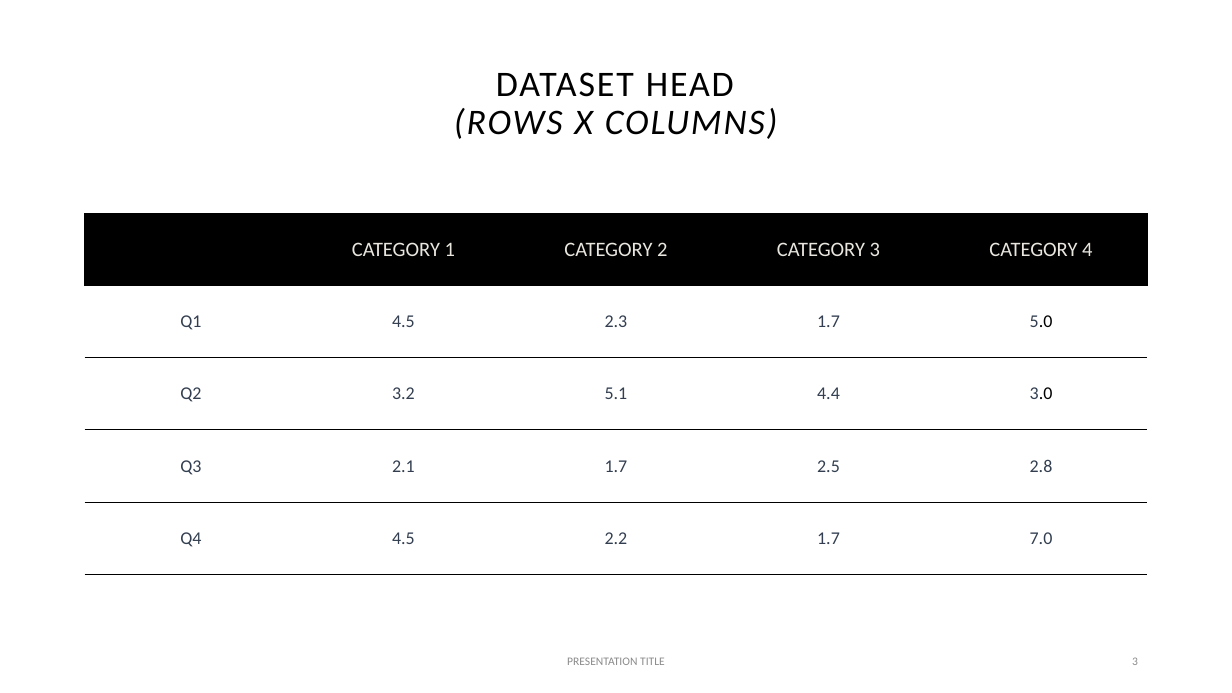
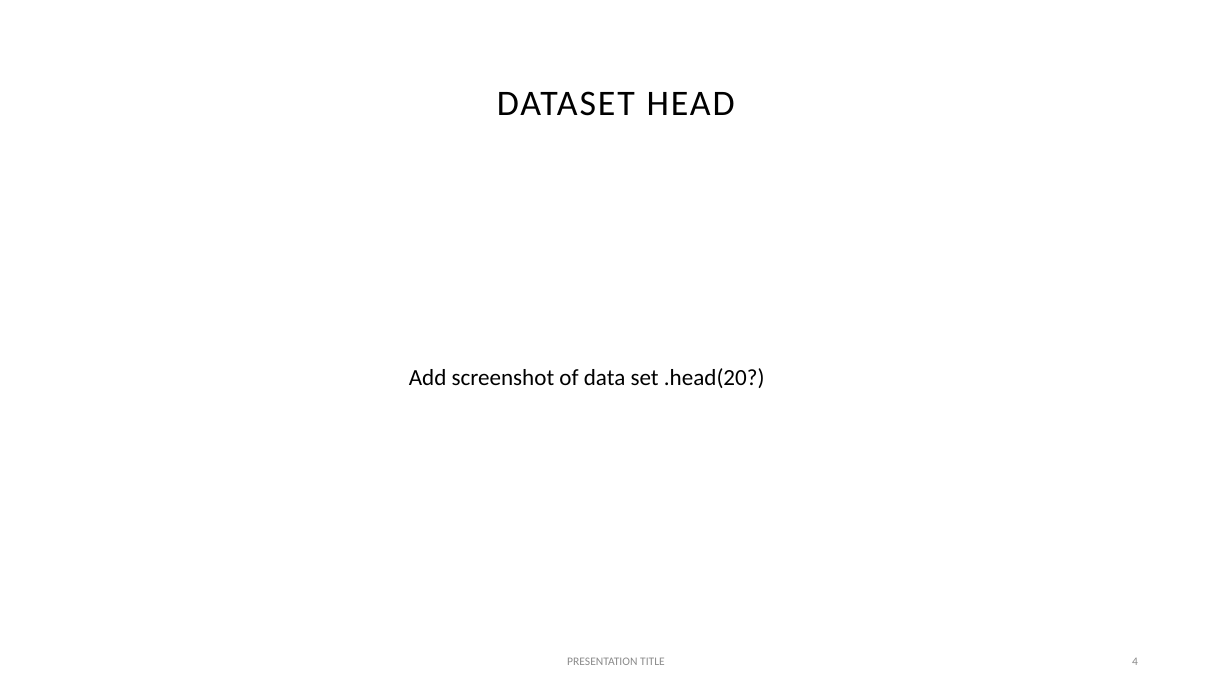
Before and after one commit to candidamg/Project_1, a slide deck: slide 4 of Presentation.pptx (slide 3 before the commit). Drawn at 1232x693 pixels with LibreOffice and Linux fonts; fonts in the diff are those of the drawing. Boxes give left, top, right and bottom in pixels: in the first picture for what was removed or moved away, otherwise in the second. Text is boxed around its words. In the diff, an @@ line names an element or a change of style, - is before the commit and + after.

```diff
--- a/Presentation.pptx
+++ b/Presentation.pptx
@@ title at (497,91,735,116): text changed; italic off @@
-DATASET HEAD
-(ROWS X COLUMNS)
+DATASET HEAD
@@ table removed at (85,213,1148,575), 5 rows, 5 columns @@
- | CATEGORY 1 | CATEGORY 2 | CATEGORY 3 | CATEGORY 4
-Q1 | 4.5 | 2.3 | 1.7 | 5.0
-Q2 | 3.2 | 5.1 | 4.4 | 3.0
-Q3 | 2.1 | 1.7 | 2.5 | 2.8
-Q4 | 4.5 | 2.2 | 1.7 | 7.0
@@ text added at (409,368,765,388), 18 pt, text #000000 @@
+Add screenshot of data set .head(20?)
@@ page number at (1132,658,1138,665): text changed @@
-3
+4
```
Also in this commit, not shown: 5 other slides changed, 7 slides added, 6 slides removed.
